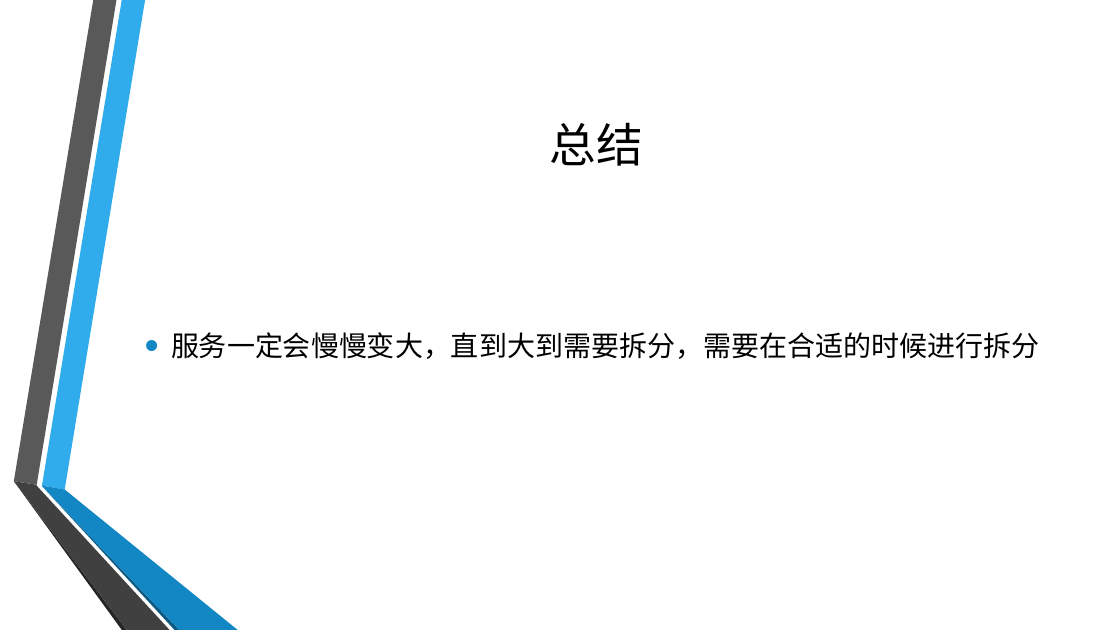
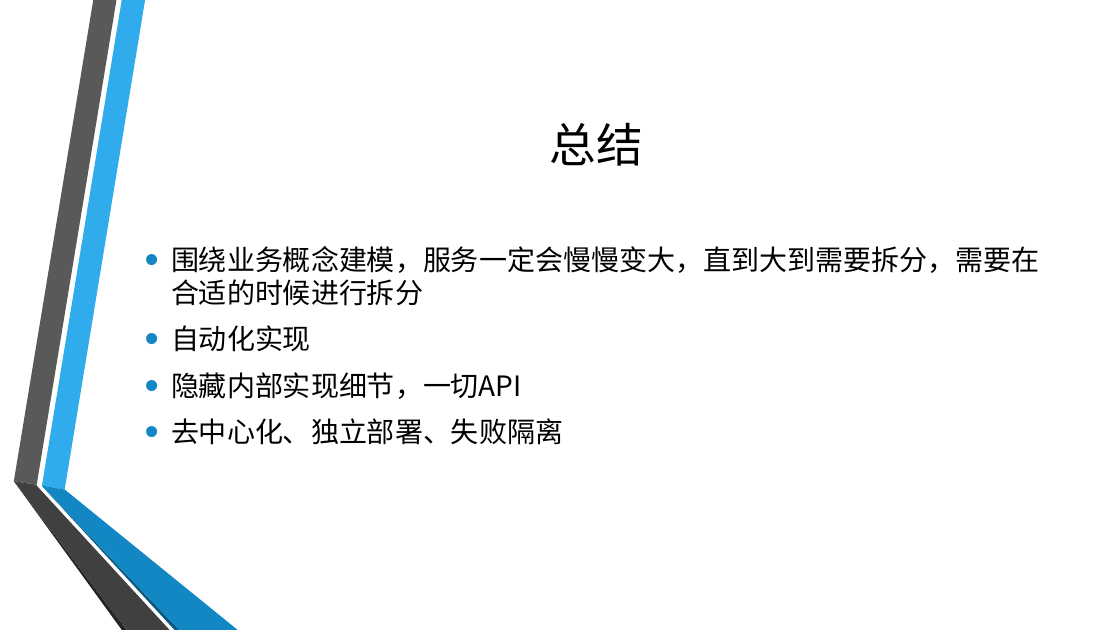
Before and after one commit to GloryXu/spring-cloud, a slide deck: slide 31 of Micro Service.pptx (slide 27 before the commit). Drawn at 1120x630 pixels with LibreOffice and Linux fonts; fonts in the diff are those of the drawing; background and template pictures are left out. Boxes give left, top, right and bottom in pixels: in the first picture for what was removed or moved away, otherwise in the second. Text is boxed around its words. In the diff, an @@ line names an element or a change of style, - is before the commit and + after.

```diff
--- a/Micro Service.pptx
+++ b/Micro Service.pptx
@@ text at (x1=171, y1=246, x2=1039, y2=445): text changed @@
-• 服务一定会慢慢变大，直到大到需要拆分，需要在合适的时候进行拆分
+• 围绕业务概念建模，服务一定会慢慢变大，直到大到需要拆分，需要在合适的时候进行拆分
+• 自动化实现
+• 隐藏内部实现细节，一切API
+• 去中心化、独立部署、失败隔离
```
Also in this commit, not shown: 1 other slide changed, 4 slides added.
